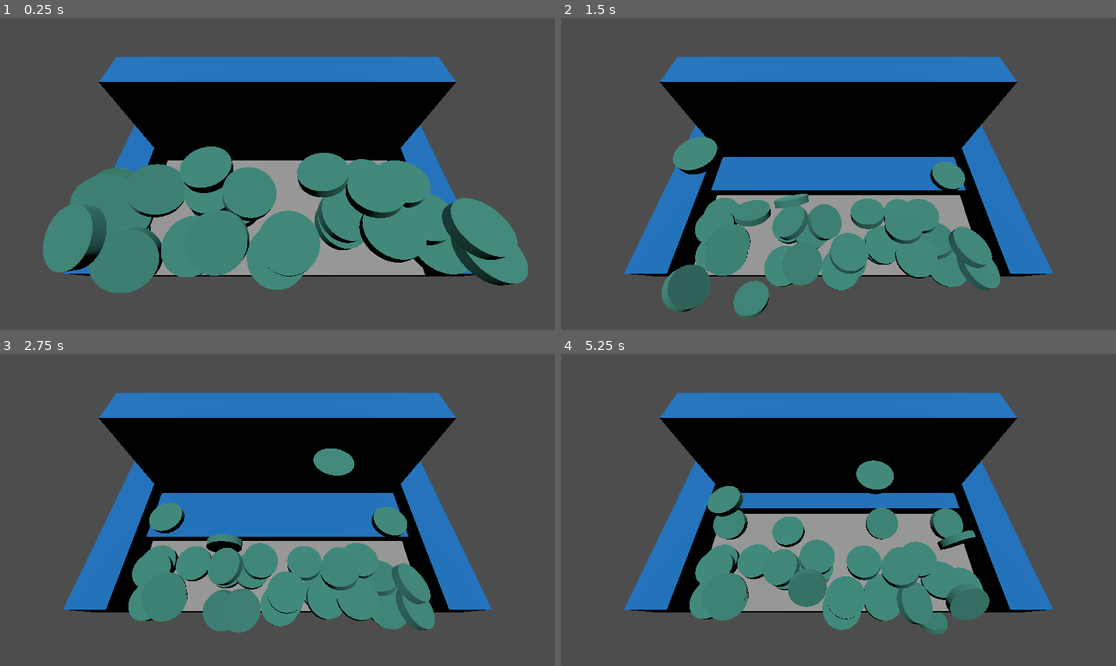
Above: before the commit, frames 1-4 (two rows, left to right).
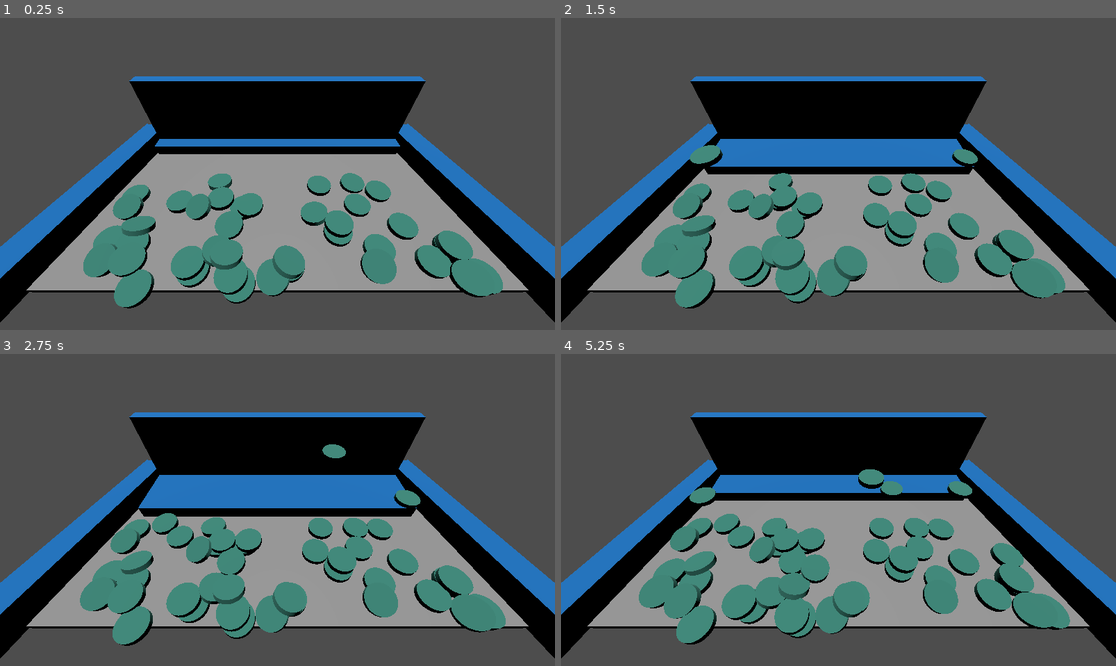
Above: after the commit, the same moments.

Repository: kennethbchen/Coin-Pusher-Game
Game: Godot game, scene res://Game.tscn
The game is run twice, just before and just after one commit, with the same random seed, the same clock (stepped at 60 frames per second) and the same inputs.
Inputs (mouse positions are in pixels of both pictures, inside the frame that each line leads up to):
- Up to frame 1 (0.25 s): no input
- Up to frame 2 (1.5 s): move the mouse to (960, 158) at 0.52 s; press the mouse at (960, 158) at 0.53 s; move the mouse to (727, 189) at 1.27 s; release the mouse at (727, 189) at 1.28 s; click (727, 189) at 1.35 s
- Up to frame 3 (2.75 s): move the mouse to (333, 441) at 2.02 s; press the mouse at (333, 441) at 2.03 s
- Up to frame 4 (5.25 s): move the mouse to (810, 572) at 2.77 s; release the mouse at (810, 572) at 2.78 s; click (810, 572) at 2.85 s; move the mouse to (1005, 556) at 3.52 s; press the mouse at (1005, 556) at 3.53 s; move the mouse to (672, 463) at 4.27 s; release the mouse at (672, 463) at 4.28 s; click (672, 463) at 4.35 s; move the mouse to (866, 510) at 5.02 s; press the mouse at (866, 510) at 5.03 s

The runs differ from the first frame. In frame 1, 36% of the frame differs, in the area x 0-100%, y 12-98%; in frame 2, 40%; in frame 3, 40%; in frame 4, 40%.

Commit message:
Increased table size

Diff:
--- a/Game.tscn
+++ b/Game.tscn
@@ -8,27 +8,33 @@
 [ext_resource type="PackedScene" uid="uid://b2uf3gdkkx4wt" path="res://Scenes/Bounding Wall.tscn" id="5_i7ahu"]
 
 [sub_resource type="BoxShape3D" id="BoxShape3D_ss8l5"]
-size = Vector3(7.35031, 0.130174, 1.58917)
+size = Vector3(12.8731, 0.130174, 4.13818)
 
 [sub_resource type="PhysicsMaterial" id="PhysicsMaterial_v5i0y"]
 rough = true
 
 [sub_resource type="BoxShape3D" id="BoxShape3D_gwtrq"]
-size = Vector3(10, 1, 10)
+size = Vector3(15, 0.25, 10)
 
 [sub_resource type="BoxMesh" id="BoxMesh_7leqs"]
-size = Vector3(10, 0.25, 10)
+size = Vector3(15, 0.25, 10)
 
 [sub_resource type="PhysicsMaterial" id="PhysicsMaterial_mbf4w"]
 
 [sub_resource type="BoxMesh" id="BoxMesh_7ucsw"]
-size = Vector3(8, 1, 5)
+size = Vector3(12, 1, 5)
 
 [sub_resource type="BoxShape3D" id="BoxShape3D_lwvvu"]
-size = Vector3(10, 1, 5)
+size = Vector3(12, 1, 5)
+
+[sub_resource type="BoxMesh" id="BoxMesh_v5vy1"]
+size = Vector3(1, 1, 10)
+
+[sub_resource type="BoxMesh" id="BoxMesh_0t07r"]
+size = Vector3(1, 1, 10)
 
 [sub_resource type="BoxMesh" id="BoxMesh_quanp"]
-size = Vector3(3, 1, 8)
+size = Vector3(3, 0.5, 12)
 
 [sub_resource type="WorldBoundaryShape3D" id="WorldBoundaryShape3D_5vig4"]
 
@@ -37,14 +43,15 @@
 token_scene = ExtResource("1_flwpa")
 
 [node name="SpawnArea" type="CollisionShape3D" parent="."]
-transform = Transform3D(1, 0, 0, 0, 1, 0, 0, 0, 1, 0, 2.90271, -2.1265)
+transform = Transform3D(1, 0, 0, 0, 1, 0, 0, 0, 1, 0, 0.459464, -0.871376)
 shape = SubResource("BoxShape3D_ss8l5")
+disabled = true
 script = ExtResource("3_ly35t")
 
 [node name="Env" type="Node" parent="."]
 
 [node name="Camera3D" type="Camera3D" parent="Env"]
-transform = Transform3D(-1, 2.96134e-08, -8.22543e-08, -5.57947e-08, 0.508155, 0.861266, 6.7303e-08, 0.861266, -0.508155, 0, 6.25619, -3.41118)
+transform = Transform3D(-1, 2.96134e-08, -8.22544e-08, -3.9863e-08, 0.682917, 0.730496, 7.78054e-08, 0.730496, -0.682917, 0, 6.98721, -4.59776)
 
 [node name="DirectionalLight3D" type="DirectionalLight3D" parent="Env"]
 transform = Transform3D(1, 0, 0, 0, 0.0991287, 0.995075, 0, -0.995075, 0.0991287, -0.00509369, 8.25412, 0.0035336)
@@ -54,9 +61,9 @@
 [node name="Floor" type="StaticBody3D" parent="Table"]
 transform = Transform3D(1, 0, 0, 0, 1, 0, 0, 0, 1, 0, 0, 2.066)
 physics_material_override = SubResource("PhysicsMaterial_v5i0y")
+metadata/_edit_group_ = true
 
 [node name="CollisionShape3D" type="CollisionShape3D" parent="Table/Floor"]
-transform = Transform3D(1, 0, 0, 0, 1, 0, 0, 0, 1, 0, -0.360596, 0)
 shape = SubResource("BoxShape3D_gwtrq")
 
 [node name="MeshInstance3D" type="MeshInstance3D" parent="Table/Floor"]
@@ -64,11 +71,12 @@
 mesh = SubResource("BoxMesh_7leqs")
 
 [node name="Pusher" type="AnimatableBody3D" parent="Table"]
-transform = Transform3D(1, 0, 0, 0, 1, 0, 0, 0, 1, 0, 0, 3.30044)
+transform = Transform3D(1, 0, 0, 0, 1, 0, 0, 0, 1, 0, 0.156359, 5.67861)
 physics_material_override = SubResource("PhysicsMaterial_mbf4w")
 script = ExtResource("3_usv3y")
 push_direction = Vector3(0, 0, -1)
 push_frequency = 1.5
+metadata/_edit_group_ = true
 
 [node name="MeshInstance3D" type="MeshInstance3D" parent="Table/Pusher"]
 material_override = ExtResource("4_blkp5")
@@ -78,17 +86,26 @@
 shape = SubResource("BoxShape3D_lwvvu")
 
 [node name="Wall 1" parent="Table" instance=ExtResource("5_i7ahu")]
-transform = Transform3D(-4.37114e-08, -1, 0, 1, -4.37114e-08, 0, 0, 0, 1, 4, 0.5, -0.5)
+transform = Transform3D(-4.25911e-08, -0.97437, -0.224951, 1, -4.37114e-08, 0, -9.83292e-09, -0.224951, 0.97437, 7, 0.5, -0.5)
+
+[node name="MeshInstance3D" parent="Table/Wall 1" index="0"]
+mesh = SubResource("BoxMesh_v5vy1")
 
 [node name="Wall 2" parent="Table" instance=ExtResource("5_i7ahu")]
-transform = Transform3D(-4.37114e-08, 1, 0, -1, -4.37114e-08, 0, 0, 0, 1, -4, 0.5, -0.5)
+transform = Transform3D(-4.25911e-08, 0.97437, 0.224951, -1, -4.37114e-08, 0, 9.83292e-09, -0.224951, 0.97437, -7, 0.5, -0.5)
+
+[node name="MeshInstance3D" parent="Table/Wall 2" index="0"]
+mesh = SubResource("BoxMesh_0t07r")
 
 [node name="Wall 3" parent="Table" instance=ExtResource("5_i7ahu")]
-transform = Transform3D(1.91069e-15, -4.37114e-08, 1, -1, -4.37114e-08, 0, 4.37114e-08, -1, -4.37114e-08, 0, 1.8851, 0.668068)
+transform = Transform3D(1.91069e-15, -4.37114e-08, 1, -1, -4.37114e-08, 0, 4.37114e-08, -1, -4.37114e-08, 0, 2.04518, 4.01393)
 
 [node name="MeshInstance3D" parent="Table/Wall 3" index="0"]
-transform = Transform3D(1, 0, 0, 0, 1, 0, 0, 0, 1, 5.96046e-08, -0.5, -1.77636e-15)
+transform = Transform3D(1, 0, 0, 0, 1, 0, 0, 0, 1, 0, 0, 0)
 mesh = SubResource("BoxMesh_quanp")
+
+[node name="CollisionShape3D" parent="Table/Wall 3" index="1"]
+transform = Transform3D(1, 0, 0, 0, 1, 0, 0, 0, 1, 0, 0.241927, 1.0575e-08)
 
 [node name="BottomHitbox" type="Area3D" parent="."]
 transform = Transform3D(1, 0, 0, 0, 1, 0, 0, 0, 1, 0, -3.77436, 0)
@@ -100,4 +117,6 @@
 
 [connection signal="body_entered" from="BottomHitbox" to="." method="_on_body_fell"]
 
+[editable path="Table/Wall 1"]
+[editable path="Table/Wall 2"]
 [editable path="Table/Wall 3"]
--- a/Scenes/Bounding Wall.tscn
+++ b/Scenes/Bounding Wall.tscn
@@ -9,6 +9,7 @@
 
 [node name="Bounding Wall" type="StaticBody3D"]
 transform = Transform3D(-4.37114e-08, -1, 0, 1, -4.37114e-08, 0, 0, 0, 1, 4, 0.641, 0)
+metadata/_edit_group_ = true
 
 [node name="MeshInstance3D" type="MeshInstance3D" parent="."]
 transform = Transform3D(1, 0, 0, 0, 1, 0, 0, 0, 1, 0, -0.5, 0)
--- a/Scenes/Token.tscn
+++ b/Scenes/Token.tscn
@@ -4,12 +4,12 @@
 
 [sub_resource type="PhysicsMaterial" id="PhysicsMaterial_2hsnt"]
 
+[sub_resource type="CylinderShape3D" id="CylinderShape3D_2xh65"]
+height = 0.2
+radius = 0.447245
+
 [sub_resource type="CylinderShape3D" id="CylinderShape3D_vhgic"]
-height = 0.2
-
-[sub_resource type="CylinderShape3D" id="CylinderShape3D_odwnw"]
-height = 0.05
-radius = 0.51
+height = 0.0374528
 
 [sub_resource type="CylinderMesh" id="CylinderMesh_11f54"]
 material = ExtResource("1_usiua")
@@ -21,11 +21,11 @@
 physics_material_override = SubResource("PhysicsMaterial_2hsnt")
 continuous_cd = true
 
-[node name="CollisionShape3D2" type="CollisionShape3D" parent="."]
+[node name="MainCollision" type="CollisionShape3D" parent="."]
+shape = SubResource("CylinderShape3D_2xh65")
+
+[node name="SmallCollision" type="CollisionShape3D" parent="."]
 shape = SubResource("CylinderShape3D_vhgic")
-
-[node name="CollisionShape3D3" type="CollisionShape3D" parent="."]
-shape = SubResource("CylinderShape3D_odwnw")
 
 [node name="MeshInstance3D" type="MeshInstance3D" parent="."]
 mesh = SubResource("CylinderMesh_11f54")
--- a/Scripts/Game.gd
+++ b/Scripts/Game.gd
@@ -15,7 +15,7 @@
 func _ready():
 
 
-	for i in range(0, 30):
+	for i in range(0, 40):
 		var token = _create_token()
 		token.position = spawn_area.get_random_point()
 
Not shown: 1 places in Game.tscn that only renumber resources
